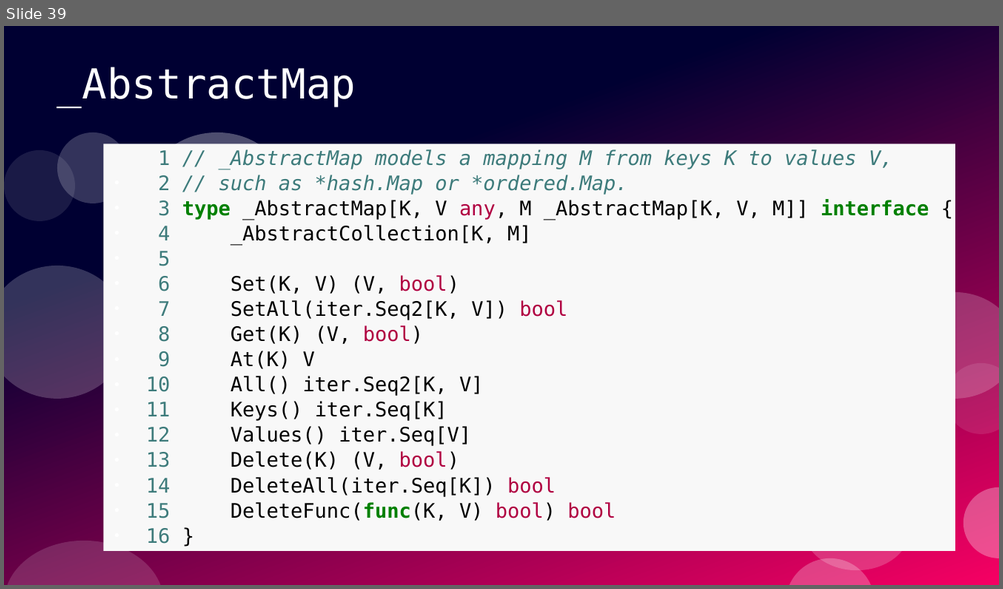
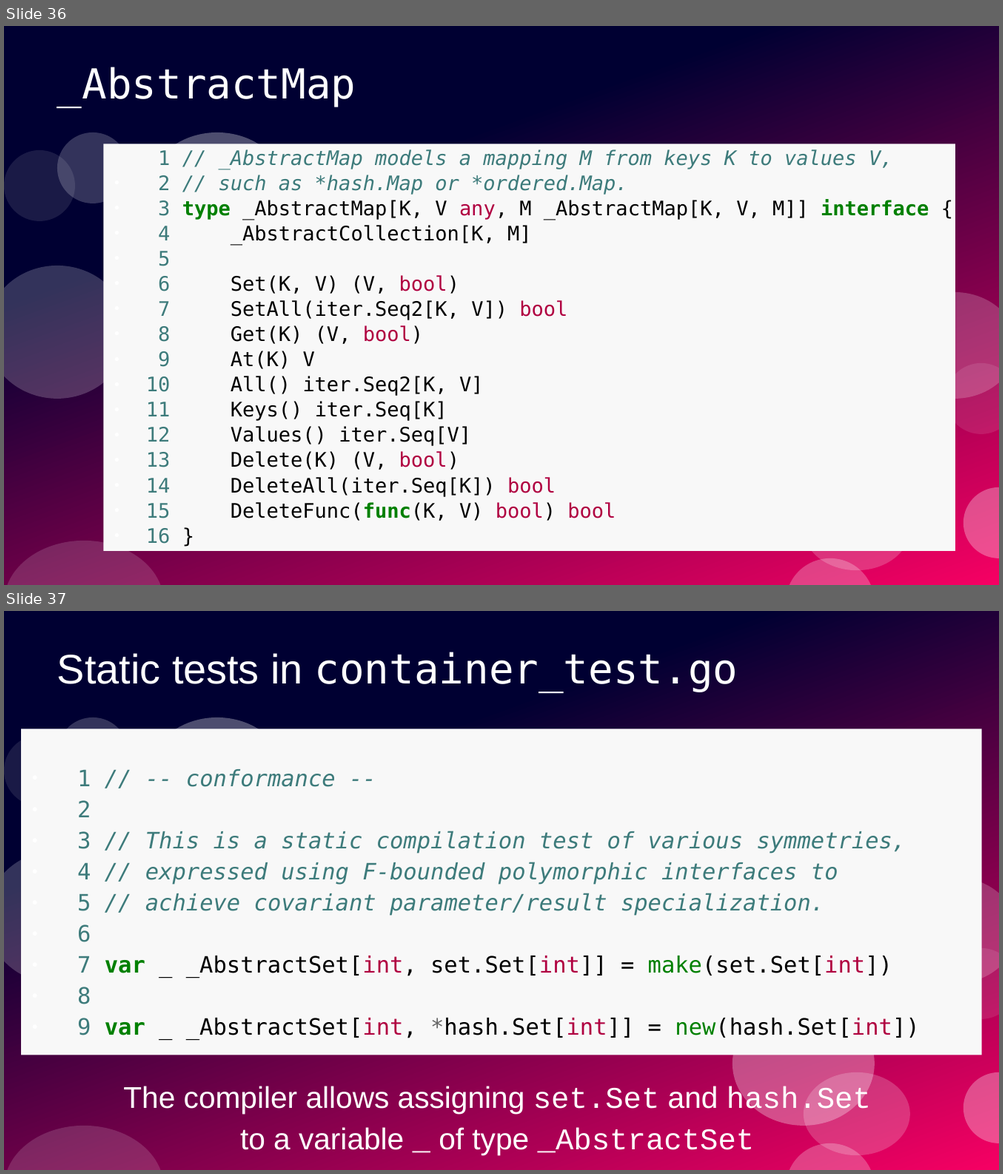
Before and after one commit to ramalho/sets-in-go, a slide deck: sets-in-go.odp. Shown one above the other, each under a label of ours: slide 39 before the commit, slides 36 and 37 after it. The pictures are 1003x589 and 1003x1174 pixels, drawn with LibreOffice and Linux fonts; fonts in the diff are those of the drawing. Boxes give left, top, right and bottom in pixels: in the first picture for what was removed or moved away, otherwise in the second. Text is boxed around its words. In the diff, an @@ line names an element or a change of style, - is before the commit and + after.

```diff
--- a/sets-in-go.odp
+++ b/sets-in-go.odp
@@ slide 37 added at [4,611,999,1170], background #FFFFFF; not listed: 11 template elements that a slide beside it also shows @@
@@ title added at [57,652,738,692], 33 pt, text #FFFFFF @@
+Static tests in container_test.go
@@ text added at [21,729,982,1056], fill #F8F8F8, 18 pt, text #3D7B7B, italic @@
+● 1 // -- conformance --
+● 2
+● 3 // This is a static compilation test of various symmetries,
+● 4 // expressed using F-bounded polymorphic interfaces to
+● 5 // achieve covariant parameter/result specialization.
+● 6
+● 7 var _ _AbstractSet[int, set.Set[int]] = make(set.Set[int])
+● 8
+● 9 var _ _AbstractSet[int, *hash.Set[int]] = new(hash.Set[int])
@@ ellipse added at [732,1002,874,1126], fill #FFFFFF at 30% opacity @@
@@ text added at [123,1086,871,1155], 24 pt, text #FFFFFF @@
+The compiler allows assigning set.Set and hash.Set
+to a variable _ of type _AbstractSet
@@ what was slide 39 is now slide 36 @@
```
Also in this commit, not shown: 5 slides changed, 8 other slides added, 1 slide removed, 2 other files.
